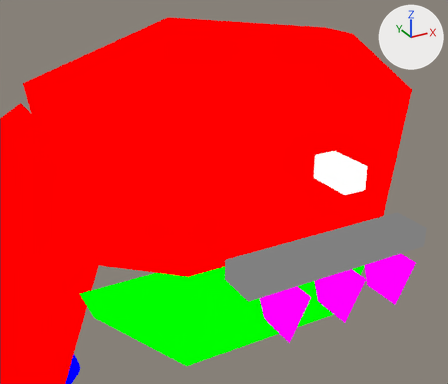
The Blender file assets-source/blender/dinos/tyrannosaurus.blend as it was, and as the next commit left it.
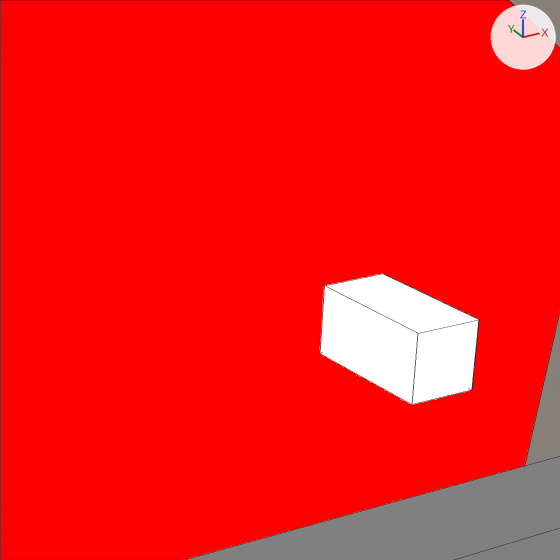
Each version is shown from a 50 mm lens placed at (66.53, -24.76, 42.63), pointed at (77.34, -5.11, 32.8), then close up on the part from 46% to 88% of the width and 15% to 65% of the height. The axes (+X, +Y, +Z) are drawn at upper right. The lights are the same throughout. The first two pictures are the older version. The close-ups show mesh edges as thin lines.

The first close-up shows 'DinoTycoon_tyrannosaurus_Pose0_eye', 'DinoTycoon_tyrannosaurus_Pose0_mouth', 'DinoTycoon_tyrannosaurus_Pose0_skull'.
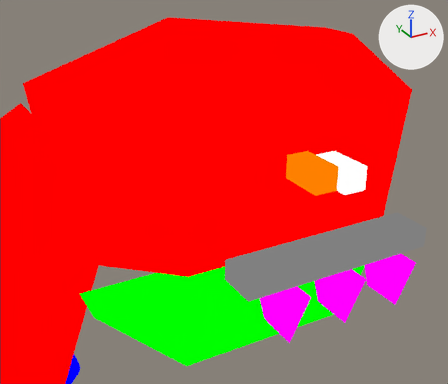
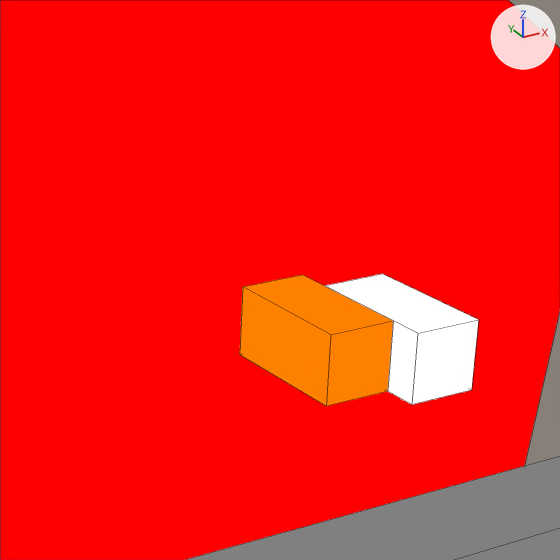
What changed in the scene script:
```text
Add mat_dinotycoon_role_y:
    mat_dinotycoon_role_y = emission_material('DinoTycoon_Role_Y')
    mat_dinotycoon_role_y.base_color = (1.0, 0.216, 0.0)  # orange #ff8000
Add me_dinotycoon_tyrannosaurus_pose0_eye_white:
    me_dinotycoon_tyrannosaurus_pose0_eye_white.from_pydata(...)  # a box spanning x 80.0..81.0, y -7.5..-5.5, z 33.0..34.0
    me_dinotycoon_tyrannosaurus_pose0_eye_white.materials.append(mat_dinotycoon_role_y)  # orange #ff8000
Add ob_dinotycoon_tyrannosaurus_pose0_eye_white:
    ob_dinotycoon_tyrannosaurus_pose0_eye_white = bpy.data.objects.new('DinoTycoon_tyrannosaurus_Pose0_eye_white', me_dinotycoon_tyrannosaurus_pose0_eye_white)
    ob_dinotycoon_tyrannosaurus_pose0_eye_white.location = (0.0, 0.0, 0.0)
```

Pixel boxes [x1, y1, x2, y2] of what changed, in the close-ups (560 x 560 px):
'DinoTycoon_tyrannosaurus_Pose0_eye_white', added (orange): after [240, 275, 393, 406]
